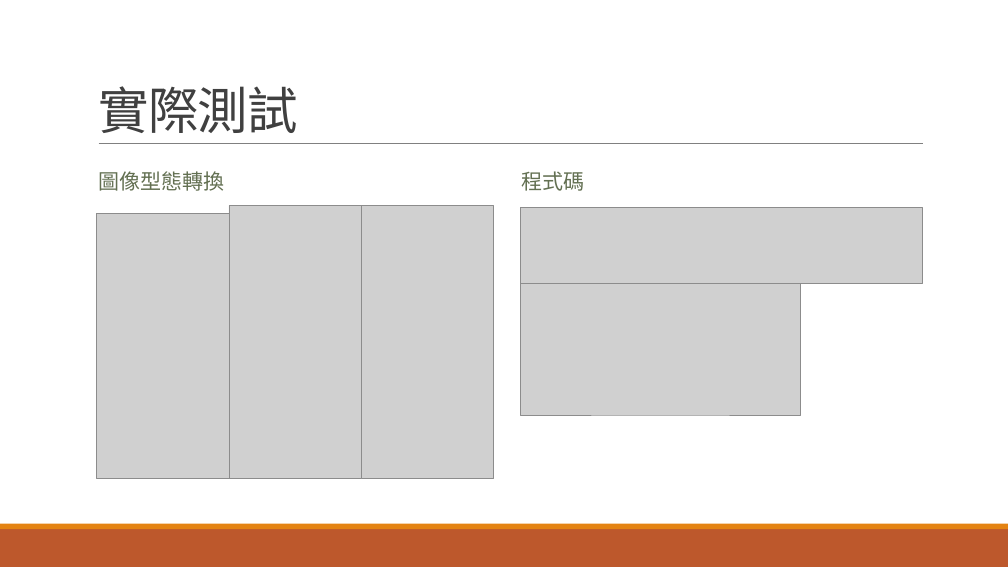
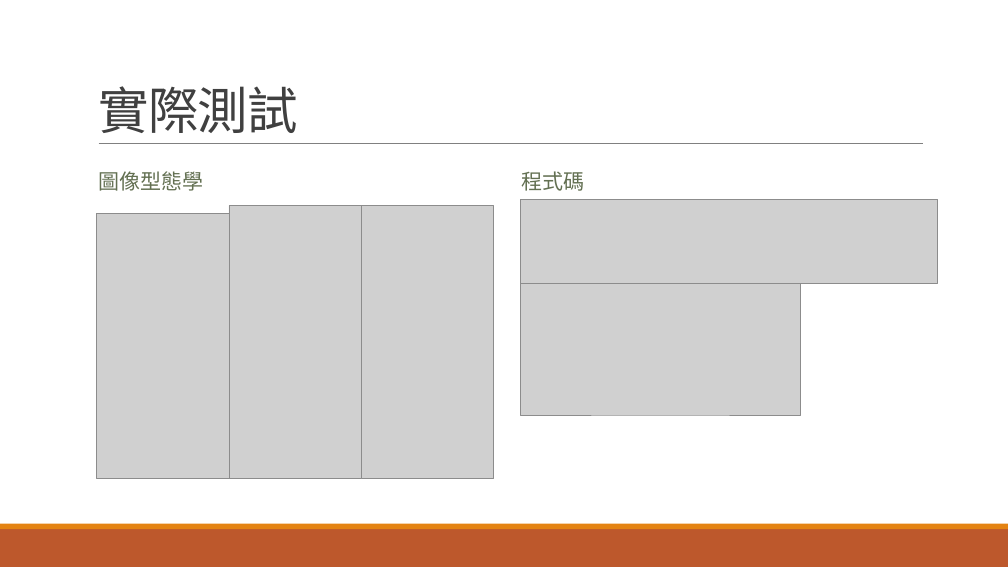
Before and after one commit to Sapphire0912/MyProgramming, a slide deck: slide 10 of Practice/圖片辨識/C108112102_何佳曄.pptx. Drawn at 1008x567 pixels with LibreOffice and Linux fonts; fonts in the diff are those of the drawing; grey boxes stand for pictures. Boxes give left, top, right and bottom in pixels: in the first picture for what was removed or moved away, otherwise in the second. Text is boxed around its words. In the diff, an @@ line names an element or a change of style, - is before the commit and + after.

```diff
--- a/Practice/圖片辨識/C108112102_何佳曄.pptx
+++ b/Practice/圖片辨識/C108112102_何佳曄.pptx
@@ text at (98,171,203,191): text changed @@
-圖像型態轉換
+圖像型態學
@@ picture: place and size @@
-picture at (520,207,923,284)
+picture at (520,199,938,284)
```
Also in this commit, not shown: 8 other slides changed, 11 other files.
